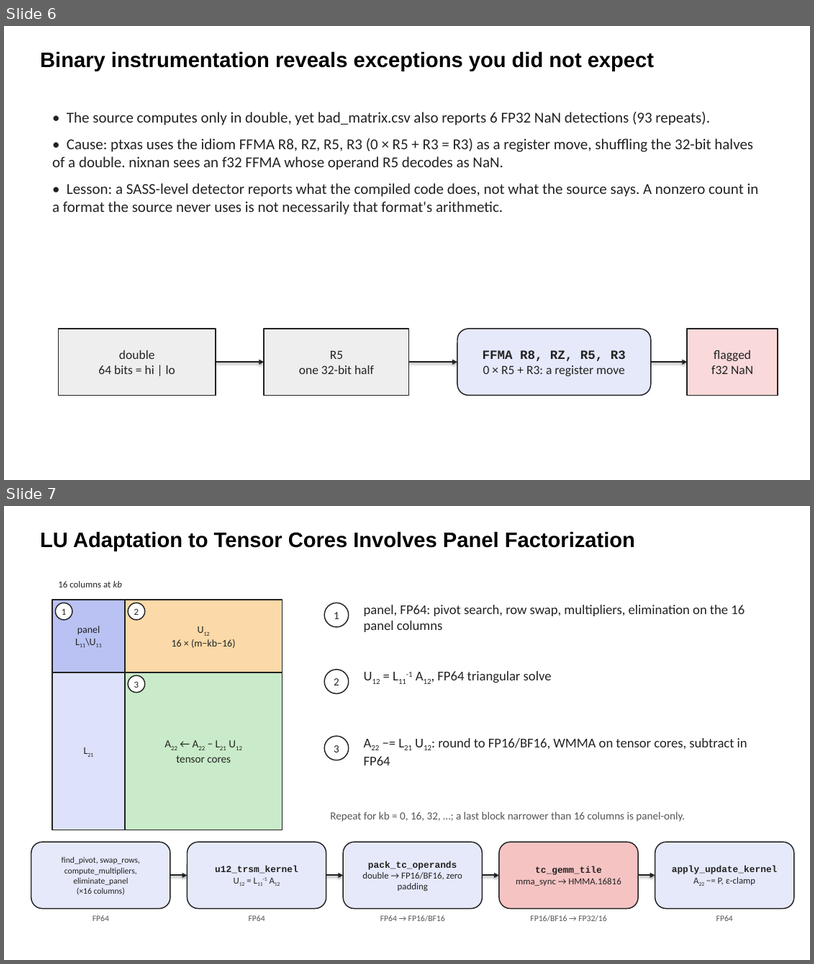
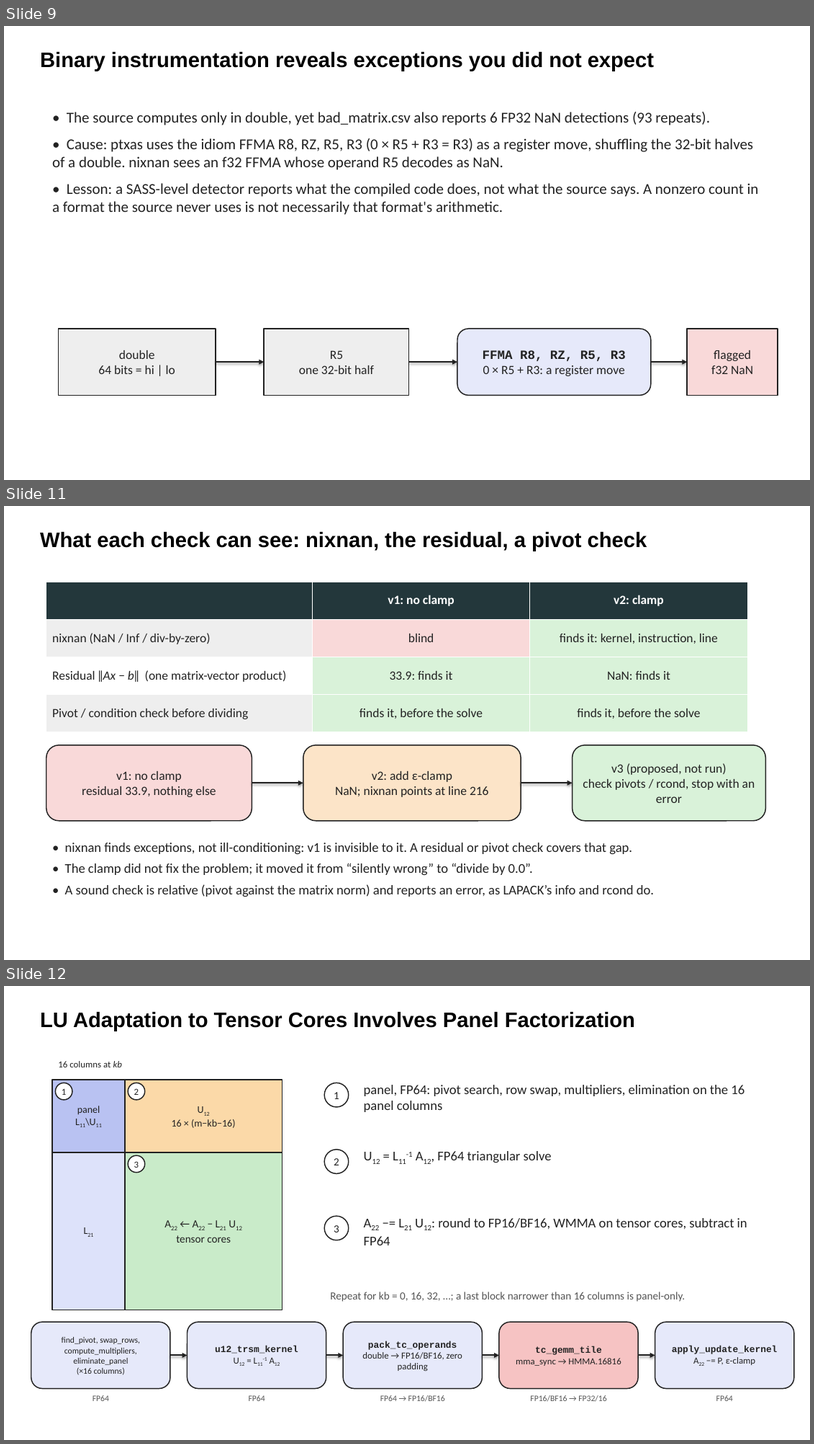
Before and after one commit to parfloat/SC26-Tutorial, a slide deck: lu_solve_gpu/LU_Slides.pptx. Shown one above the other, each under a label of ours: slides 6 and 7 before the commit, slides 9, 11 and 12 after it; the slides between them are not shown. The pictures are 814x964 and 814x1444 pixels, drawn with LibreOffice and Linux fonts; fonts in the diff are those of the drawing. Boxes give left, top, right and bottom in pixels: in the first picture for what was removed or moved away, otherwise in the second. Text is boxed around its words. In the diff, an @@ line names an element or a change of style, - is before the commit and + after.

```diff
--- a/lu_solve_gpu/LU_Slides.pptx
+++ b/lu_solve_gpu/LU_Slides.pptx
@@ slide 11 added at bbox=[4, 506, 810, 960], background #FFFFFF @@
@@ text added at bbox=[40, 532, 648, 551], 25 pt, text #000000, bold @@
+What each check can see: nixnan, the residual, a pivot check
@@ table added at bbox=[46, 582, 748, 731], 4 rows, 3 columns @@
+ | v1: no clamp | v2: clamp
+nixnan (NaN / Inf / div-by-zero) | blind | finds it: kernel, instruction, line
+Residual ‖Ax − b‖ (one matrix-vector product) | 33.9: finds it | NaN: finds it
+Pivot / condition check before dividing | finds it, before the solve | finds it, before the solve
@@ rounded rectangle added at bbox=[46, 745, 252, 821], fill #F9D9D9, outline #222222 1.25 pt, 15 pt, text #222222 @@
+v1: no clamp
+residual 33.9, nothing else
@@ rounded rectangle added at bbox=[304, 745, 521, 821], fill #FCE4C8, outline #222222 1.25 pt, 15 pt, text #222222 @@
+v2: add ε-clamp
+NaN; nixnan points at line 216
@@ rounded rectangle added at bbox=[573, 745, 766, 821], fill #D9F2D9, outline #222222 1.25 pt, 15 pt, text #222222 @@
+v3 (proposed, not run)
+check pivots / rcond, stop with an error
@@ arrow added from (252, 783) to (304, 783), #222222 1.75 pt @@
@@ arrow added from (521, 783) to (573, 783), #222222 1.75 pt @@
@@ text added at bbox=[65, 842, 654, 896], 16 pt, text #222222 @@
+• nixnan finds exceptions, not ill-conditioning: v1 is invisible to it. A residual or pivot check covers that gap.
+• The clamp did not fix the problem; it moved it from “silently wrong” to “divide by 0.0”.
+• A sound check is relative (pivot against the matrix norm) and reports an error, as LAPACK’s info and rcond do.
@@ what was slide 6 is now slide 9 @@
@@ what was slide 7 is now slide 12 @@
```
Also in this commit, not shown: 4 other slides added, 44 other files.
